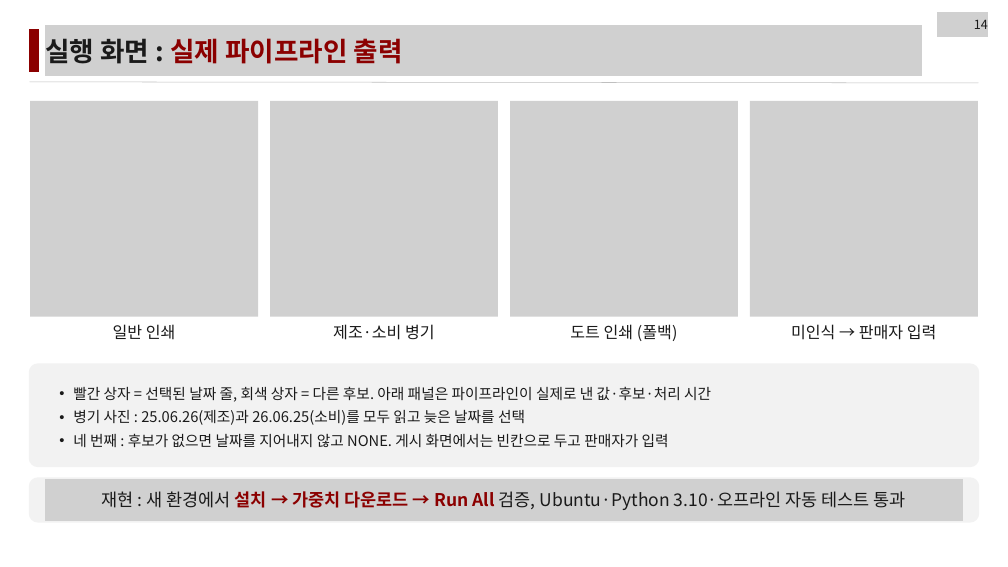
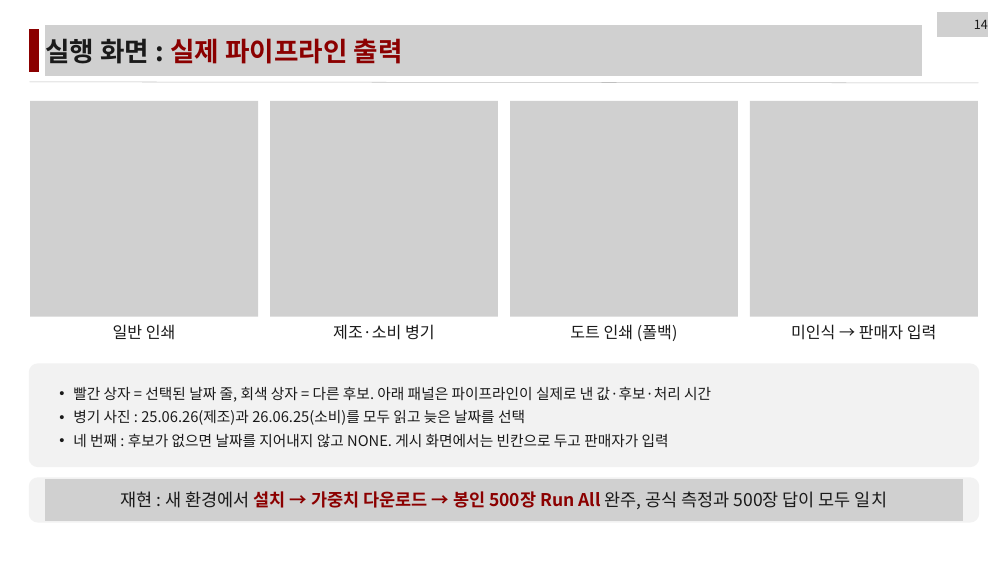
Before and after one commit to LEEbyeongchul/itda3-CODE-subway, a slide deck: slide 14 of 발표/[CODE]_서브웨이_본선발표.pptx. Drawn at 1008x567 pixels with LibreOffice and Linux fonts; fonts in the diff are those of the drawing; grey boxes stand for pictures. Boxes give left, top, right and bottom in pixels: in the first picture for what was removed or moved away, otherwise in the second. Text is boxed around its words. In the diff, an @@ line names an element or a change of style, - is before the commit and + after.

```diff
--- a/발표/[CODE]_서브웨이_본선발표.pptx
+++ b/발표/[CODE]_서브웨이_본선발표.pptx
@@ text at bbox=[121, 491, 887, 509]: text changed @@
-재현 : 새 환경에서 설치 → 가중치 다운로드 → Run All 검증, Ubuntu·Python 3.10·오프라인 자동 테스트 통과
+재현 : 새 환경에서 설치 → 가중치 다운로드 → 봉인 500장 Run All 완주, 공식 측정과 500장 답이 모두 일치
```
Also in this commit, not shown: 1 other slide changed, 10 other files.
